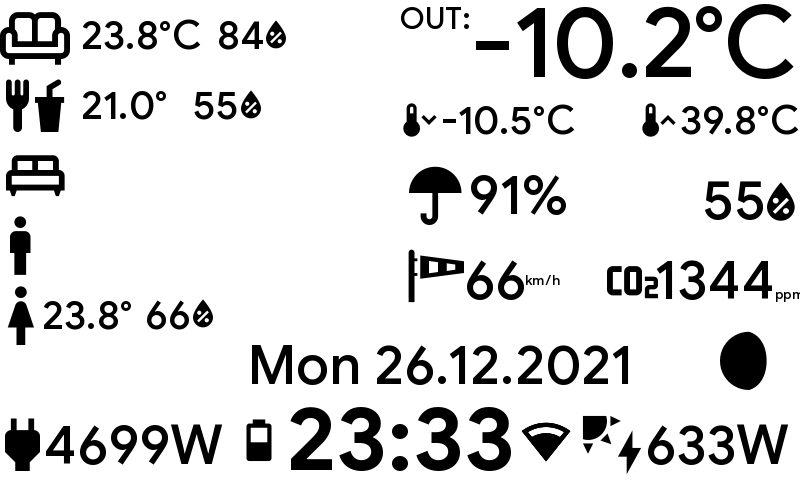
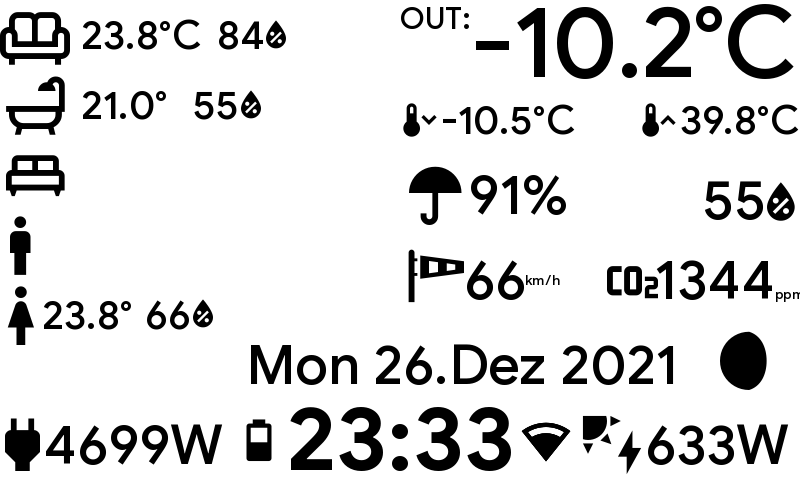
Layered file, before and after one edit (800×480). Changes by layer:
renamed "Mon 26.12.2021" to "Mon 26.Dez 2021", painted on it over [left=251, top=344, right=674, bottom=385]
painted on "kitchen" over [left=6, top=76, right=65, bottom=135]
